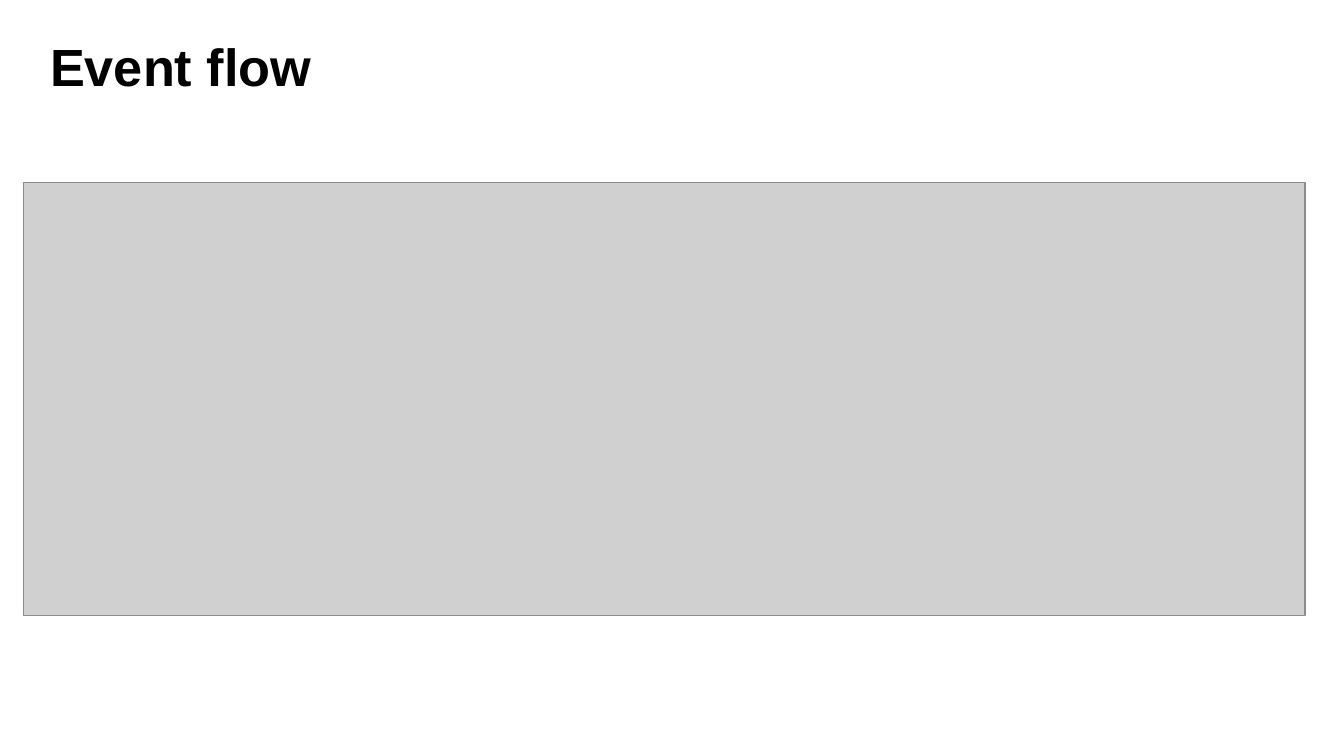
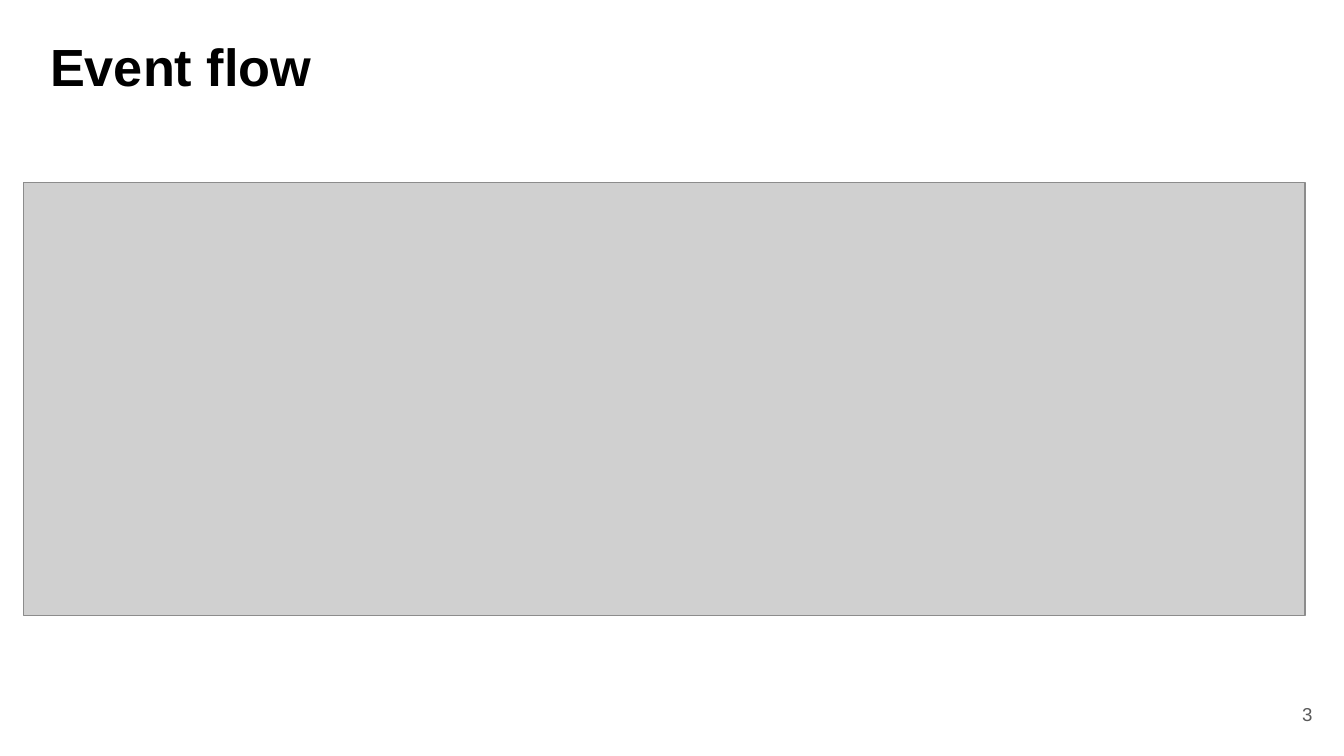
Before and after one commit to fanglores/Advanced-Software-Design, a slide deck: slide 3 of PracticeTasks/Module2/Task_10/Task_10.pptx. Drawn at 1344x756 pixels with LibreOffice and Linux fonts; fonts in the diff are those of the drawing; grey boxes stand for pictures. Boxes give left, top, right and bottom in pixels: in the first picture for what was removed or moved away, otherwise in the second. Text is boxed around its words. In the diff, an @@ line names an element or a change of style, - is before the commit and + after.

```diff
--- a/PracticeTasks/Module2/Task_10/Task_10.pptx
+++ b/PracticeTasks/Module2/Task_10/Task_10.pptx
@@ page number added at [1302, 708, 1312, 721], 10 pt, text #595959 @@
+3
```
Also in this commit, not shown: 9 other slides changed, 3 other files.
